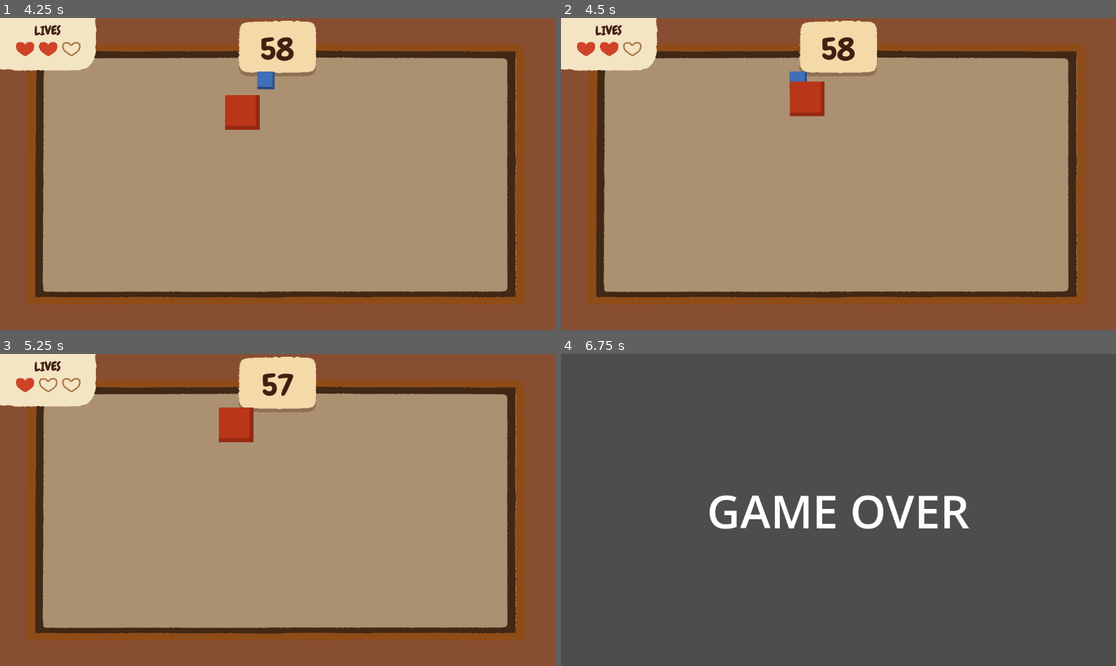
Above: before the commit, frames 1-4 (two rows, left to right).
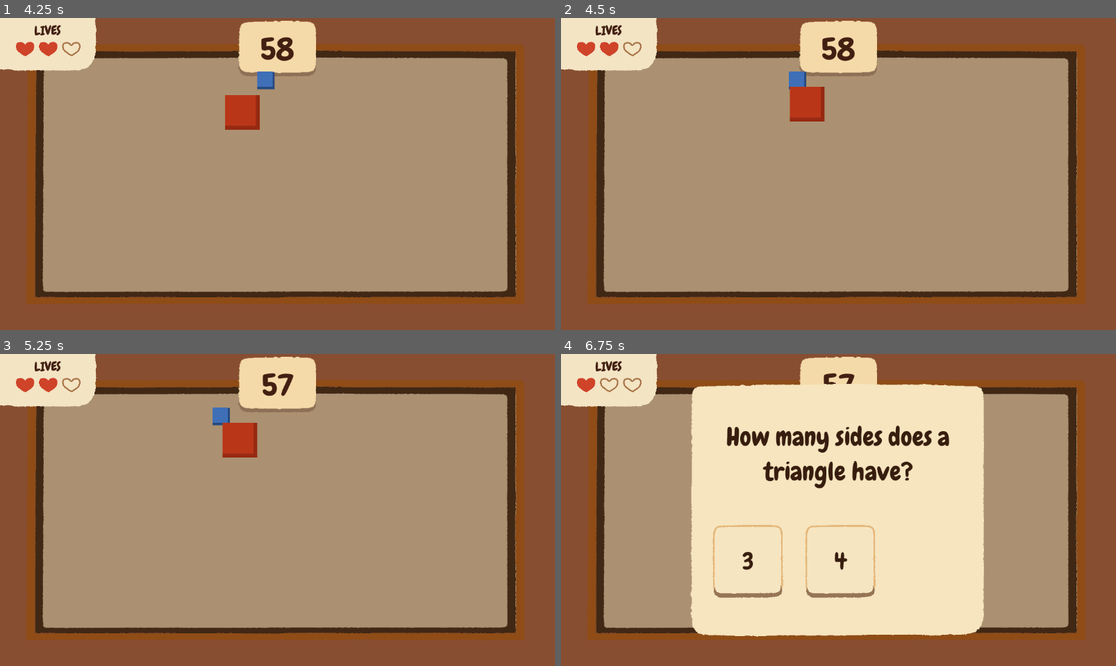
Above: after the commit, the same moments.

Repository: etper/question-mark-game
Game: Godot game, scene res://main.tscn
The game is run twice, just before and just after one commit, with the same random seed, the same clock (stepped at 60 frames per second) and the same inputs.
Inputs:
- Up to frame 1 (4.25 s): hold W (up) 0.53-1.25 s; click "Earth" at 1.25 s; hold W (up) 2.03-2.75 s; click "3" at 2.75 s; click "4" at 3.5 s
- Up to frame 2 (4.5 s): hold A (left) from 4.28 s (still down)
- Up to frame 3 (5.25 s): release A (left) at 5 s; click "27" at 5 s
- Up to frame 4 (6.75 s): hold A (left) 5.78-6.5 s; click "5" at 6.5 s

Frame 1 is identical in both runs. In frame 2, 0.3% of the frame differs, in the area x 41-48%, y 17-34%; in frame 3, 1.0%; in frame 4, 100%, in the area x 0-100%, y 0-100%.

Commit message:
eeeeeeee

Diff:
--- a/Monster.tscn
+++ b/Monster.tscn
@@ -7,6 +7,9 @@
 
 [node name="Monster" type="CharacterBody2D" unique_id=1716974880]
 script = ExtResource("1_vb3nq")
+
+[node name="CollisionShape2D2" type="CollisionShape2D" parent="." unique_id=1837606843]
+shape = SubResource("RectangleShape2D_vb3nq")
 
 [node name="ColorRect" type="ColorRect" parent="." unique_id=870551181]
 offset_left = -32.0
--- a/Player.tscn
+++ b/Player.tscn
@@ -7,6 +7,9 @@
 
 [node name="Player" type="CharacterBody2D" unique_id=330053697]
 script = ExtResource("1_xhfnw")
+
+[node name="CollisionShape2D2" type="CollisionShape2D" parent="." unique_id=376137461]
+shape = SubResource("RectangleShape2D_xhfnw")
 
 [node name="ColorRect2" type="ColorRect" parent="." unique_id=1403911066]
 offset_left = -16.0
